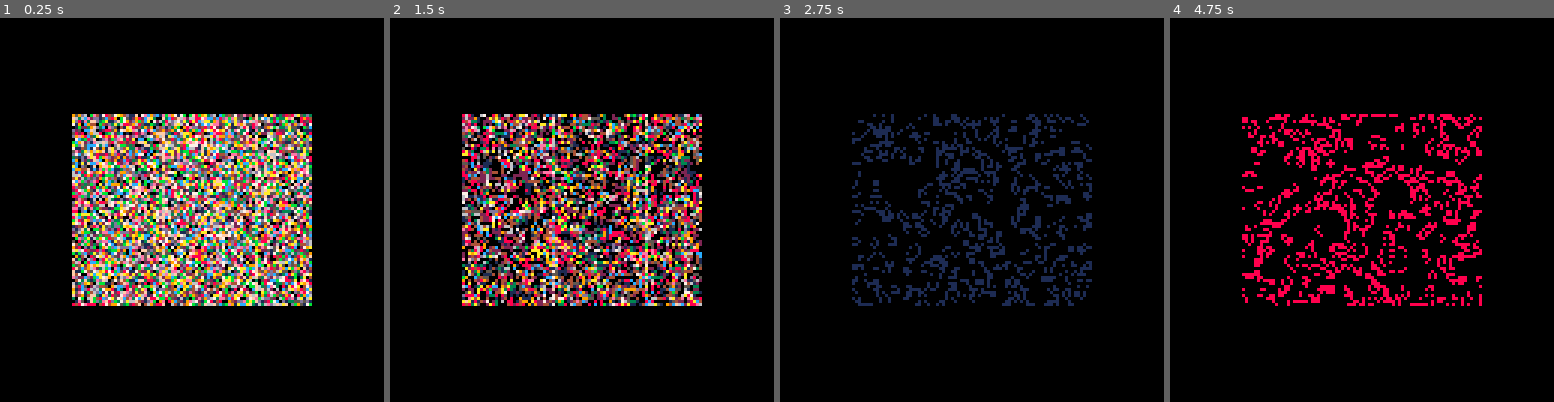
Above: before the commit, frames 1-4 (left to right).
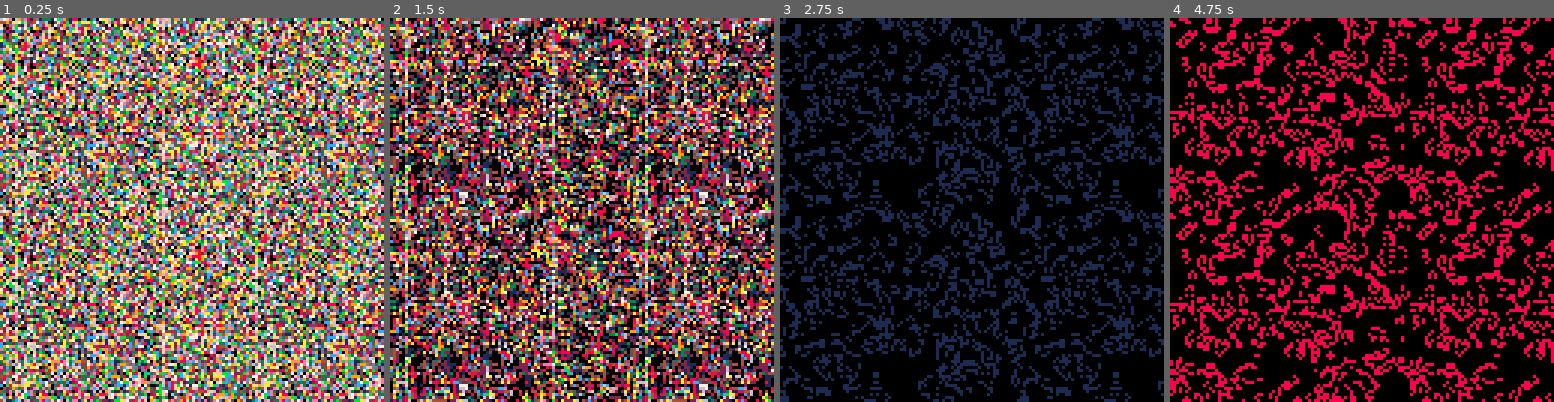
Above: after the commit, the same moments.

Repository: erwinbonsma/PicoGarden
Game: PICO-8 cartridge picogarden.p8
Same seed, same stepped clock (60 frames per second), same inputs: the game is played once before the commit and once after it.
Inputs:
- Up to frame 1 (0.25 s): no input
- Up to frame 2 (1.5 s): tap X (X key) at 0.33, 1.07 s; tap O (Z key) at 0.7 s
- Up to frame 3 (2.75 s): hold Right 1.6-2.1 s; tap O (Z key) at 1.7, 2.1, 2.5 s; tap X (X key) at 1.85 s; hold Up 2.15-2.42 s; hold Right from 2.47 s (still down)
- Up to frame 4 (4.75 s): tap O (Z key) every 0.4 s from 2.9 to 4.5 s; tap X (X key) at 2.97, 4.08 s; release Right at 3.03 s; hold Left 3.08-3.58 s; hold Down 3.63-3.97 s; hold Right 4.02-4.68 s; hold Up from 4.73 s (still down)

The runs differ from the first frame. In frame 1, 65% of the frame differs, in the area x 0-100%, y 0-100%; in frame 2, 50%; in frame 3, 16%; in frame 4, 17%.

Commit message:
Add border

Diff:
--- a/picogarden.p8
+++ b/picogarden.p8
@@ -705,6 +705,26 @@
  end
 end
 
+function draw_border()
+ local d0=0x6000
+ for y=32,95 do
+  memcpy(
+   d0+64*y,d0+64*y+40,12
+  )
+  memcpy(
+   d0+64*y+52,d0+64*y+12,12
+  )
+ end
+ for y=0,31 do
+  memcpy(
+   d0+64*y,d0+64*(y+64),64
+  )
+  memcpy(
+   d0+64*(y+96),d0+64*(y+32),64
+  )
+ end
+end
+
 function draw_plot()
  for i,h in pairs(state.counts) do
   local c=0x1<<(i-1)
@@ -748,6 +768,7 @@
     state.gols[state.viewmode]
    )
   end
+  draw_border()
  else
   draw_plot()
  end
@@ -866,7 +887,10 @@
 
 function gameover_draw()
  cls()
- --draw_garden()
+ draw_garden()
+ draw_border()
+
+ rectfill(24,32,103,95,0)
 
  color(7)
  cprint("game over!",54)
